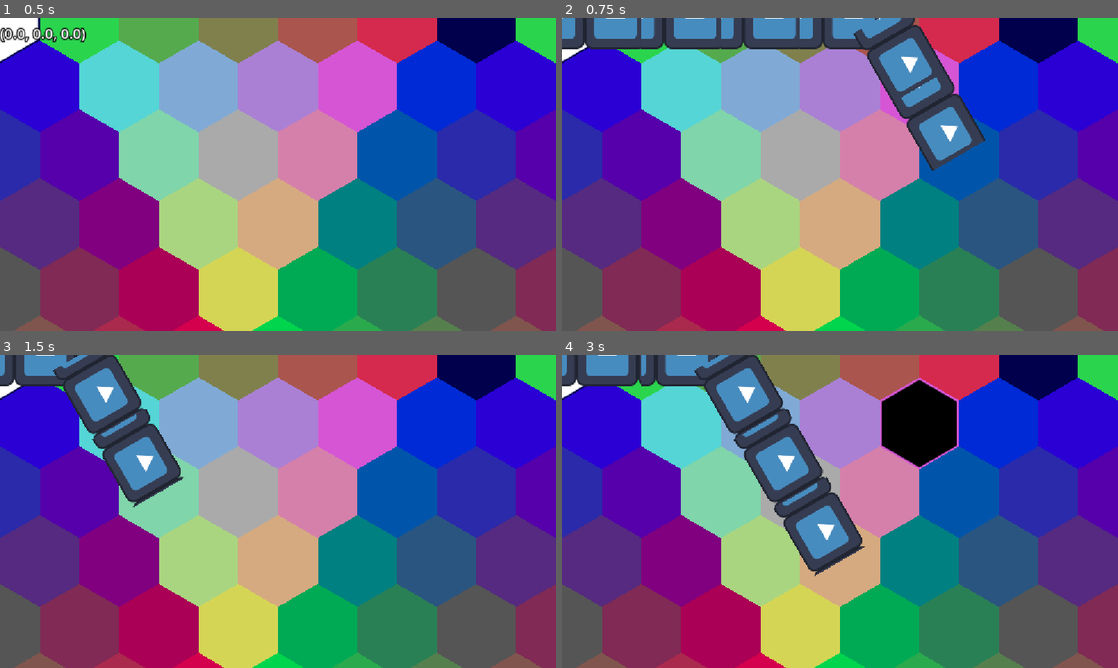
Above: before the commit, frames 1-4 (two rows, left to right).
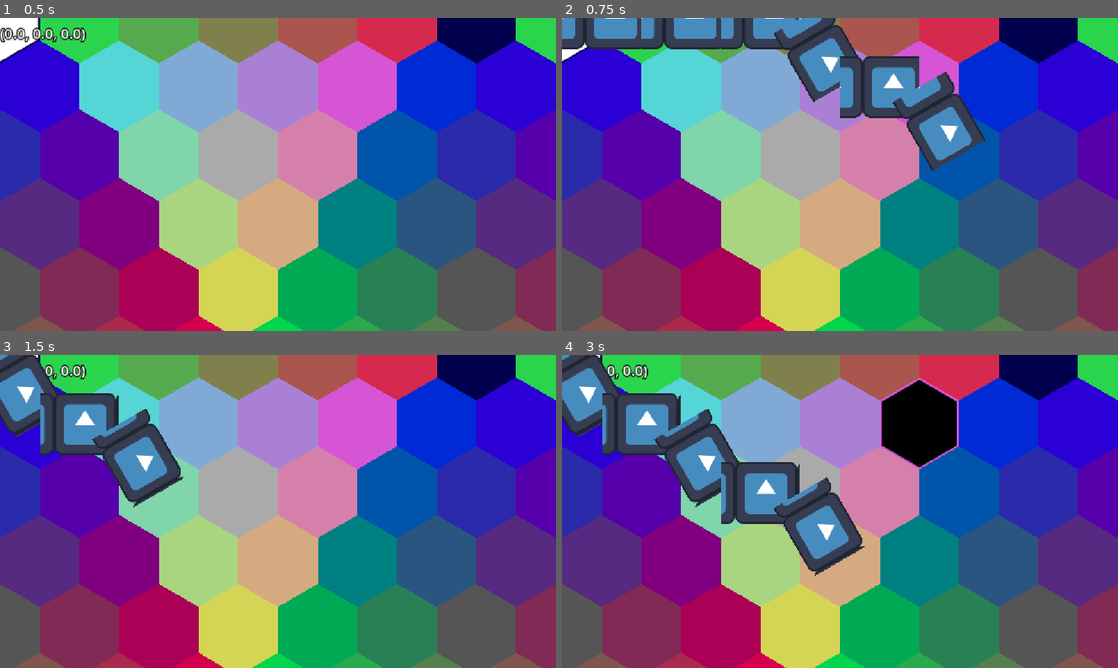
Above: after the commit, the same moments.

Repository: stvnnfrl/Portfolio
Game: Godot game, scene res://test.tscn
Two runs of this game, one before a commit and one after it. Both use one fixed random seed, a clock stepped at 60 frames per second and the inputs below. The engine's default icon, where the game draws it, is replaced by a stand-in: a white triangle on a blue panel in a dark square.
Inputs (mouse positions are in pixels of both pictures, inside the frame that each line leads up to):
- Up to frame 1 (0.5 s): no input
- Up to frame 2 (0.75 s): tap Enter at 0.5 s; move the mouse to (962, 158) at 0.52 s; press the mouse at (962, 158) at 0.53 s
- Up to frame 3 (1.5 s): move the mouse to (166, 527) at 1.27 s; release the mouse at (166, 527) at 1.28 s; click (166, 527) at 1.35 s
- Up to frame 4 (3 s): move the mouse to (895, 442) at 2.02 s; press the mouse at (895, 442) at 2.03 s; right-click (895, 442) at 2.1 s; move the mouse to (812, 574) at 2.77 s; release the mouse at (812, 574) at 2.78 s; click (812, 574) at 2.85 s

Frame 1 is identical in both runs. In frame 2, 6.0% of the frame differs, in the area x 38-70%, y 0-32%; in frame 3, 5.8%; in frame 4, 15%, in the area x 0-48%, y 0-54%.

Commit message:
Upgraded hex-movement mini-project

Diff:
--- a/mini_projects/hex-movement/movement.gd
+++ b/mini_projects/hex-movement/movement.gd
@@ -24,7 +24,7 @@
 		cubic_pos = cubic.cubic_round(cubic_pos)
 		if last_dest != Vector3i.MIN and last_dest == Vector3i(cubic_pos):
 			position = cubic.cubic_to_pos2D(cubic_pos)
-		if !field.obstacles.has(cubic_pos):
+		if !field.obstacles.has(Vector3i(cubic_pos)):
 			pathfind(cubic.cubic_round(cubic.pos2D_to_cubic(position)), cubic_pos)
 
 	label2.text = str(cubic.cubic_round(cubic.pos2D_to_cubic(position)))
@@ -40,9 +40,11 @@
 	var queue: Array[Vector3i] = [start]
 
 	while !queue.is_empty():
-		var cubic_pos = queue.pop_front()
+		var cubic_pos: Vector3i = queue.pop_front()
 		var dist = cell_distance[cubic_pos]
-		for dir in cubic.CUBIC_DIRECTIONS:
+		var dirs = [cubic.cubic_round(sqrt(2.0) * Vector3(dest - cubic_pos).normalized())]
+		dirs.append_array(CubicCoords.CUBIC_DIRECTIONS)
+		for dir in dirs:
 			dir = Vector3i(dir)
 			var search_pos = cubic_pos + dir
 			if on_screen(cubic.cubic_to_pos2D(search_pos))\
